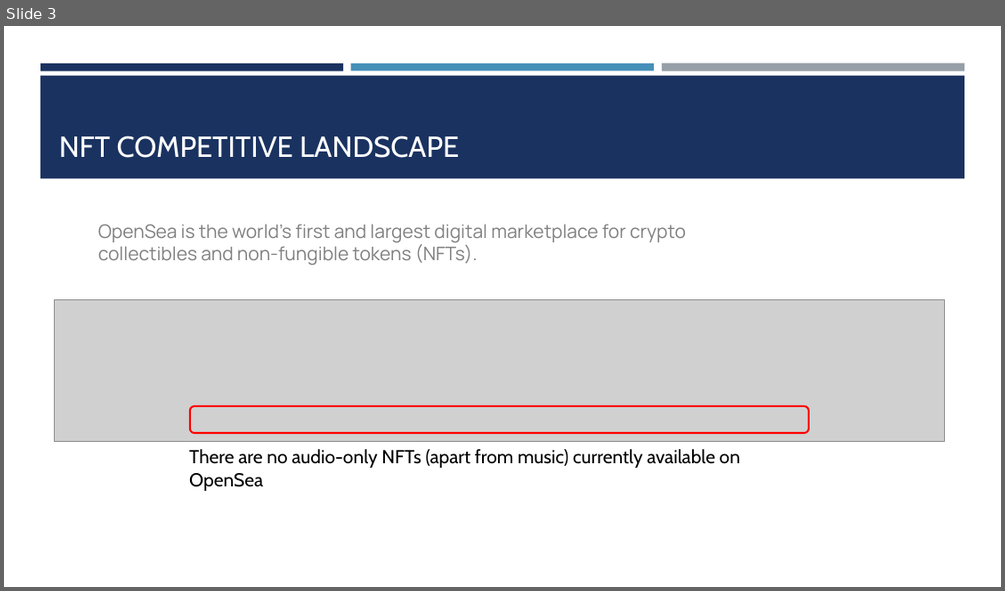
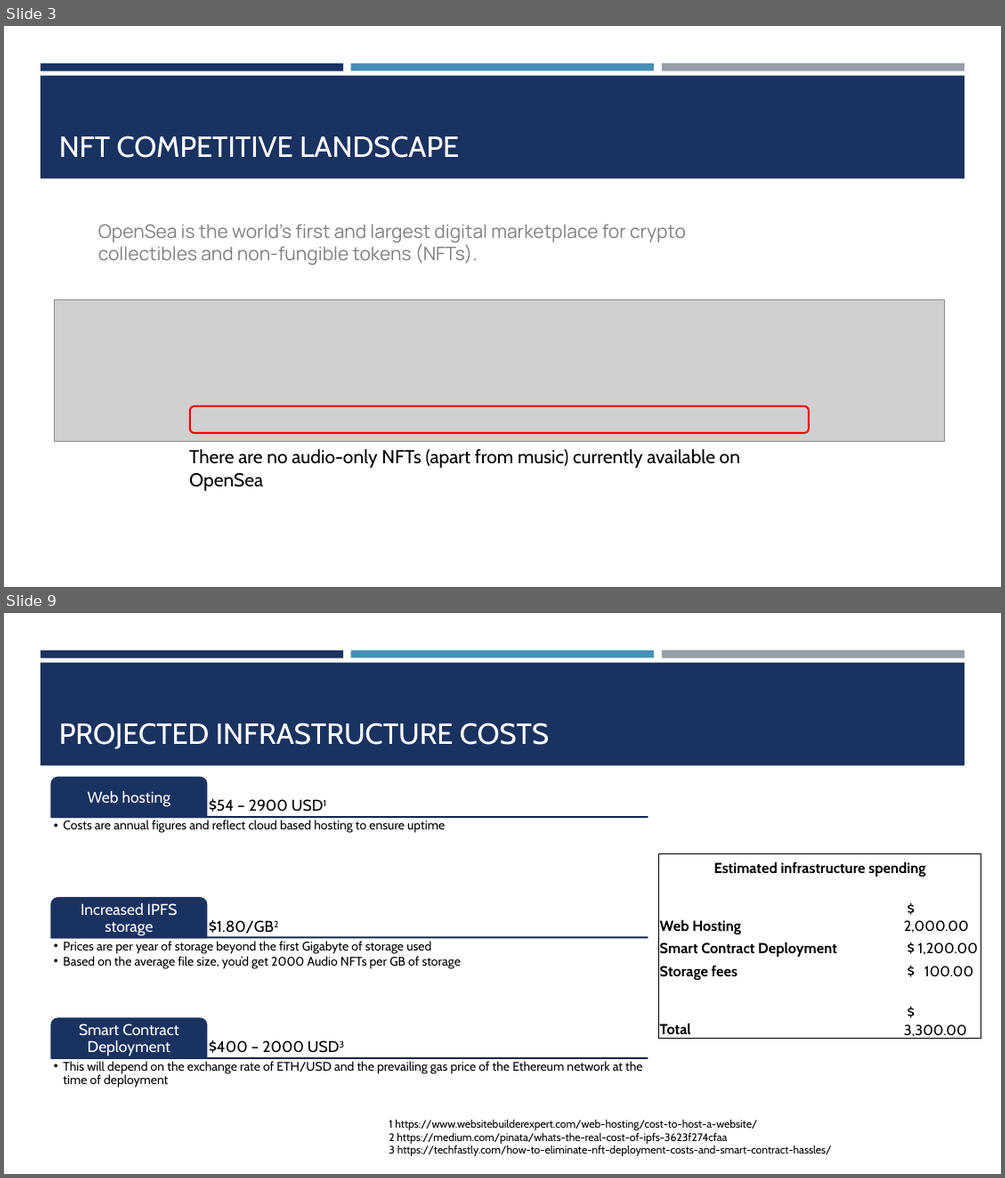
Before and after one commit to nguyenthuyt/audio_nft, a slide deck: NFT.pptx. Shown one above the other, each under a label of ours: slide 3 before the commit, slides 3 and 9 after it; the slides between them are not shown. The pictures are 1005x591 and 1005x1178 pixels, drawn with LibreOffice and Linux fonts; fonts in the diff are those of the drawing; grey boxes stand for pictures. Boxes give left, top, right and bottom in pixels: in the first picture for what was removed or moved away, otherwise in the second. Text is boxed around its words. In the diff, an @@ line names an element or a change of style, - is before the commit and + after.

```diff
--- a/NFT.pptx
+++ b/NFT.pptx
@@ slide 9 added at box(4, 613, 1001, 1174), background #FFFFFF; not listed: 4 template elements that a slide beside it also shows @@
@@ title added at box(59, 722, 549, 749), 28 pt, text #FFFFFF @@
+PROJECTED INFRASTRUCTURE COSTS
@@ table added at box(659, 854, 980, 1042), 7 rows, 2 columns @@
+Estimated infrastructure spending | 
+ | 
+Web Hosting | $ 2,000.00
+Smart Contract Deployment | $ 1,200.00
+Storage fees | $ 100.00
+ | 
+Total | $ 3,300.00
@@ group added at box(52, 778, 647, 1087): 9 texts, 3 lines, 3 round same rects @@
+$54 – 2900 USD1
+Web hosting
+  • Costs are annual figures and reflect cloud based hosting to ensure uptime
+$1.80/GB2
+Increased IPFS storage
+  • Prices are per year of storage beyond the first Gigabyte of storage used
+  • Based on the average file size, you’d get 2000 Audio NFTs per GB of storage
+$400 – 2000 USD3
+Smart Contract Deployment
+  • This will depend on the exchange rate of ETH/USD and the prevailing gas price of the Ethereum network at the time of deployment
@@ text added at box(388, 1119, 832, 1156), 10.5 pt, text #000000 @@
+1 https://www.websitebuilderexpert.com/web-hosting/cost-to-host-a-website/
+2 https://medium.com/pinata/whats-the-real-cost-of-ipfs-3623f274cfaa
+3 https://techfastly.com/how-to-eliminate-nft-deployment-costs-and-smart-contract-hassles/
```
Also in this commit, not shown: 5 slides changed, 4 other slides added, 1 other file.
